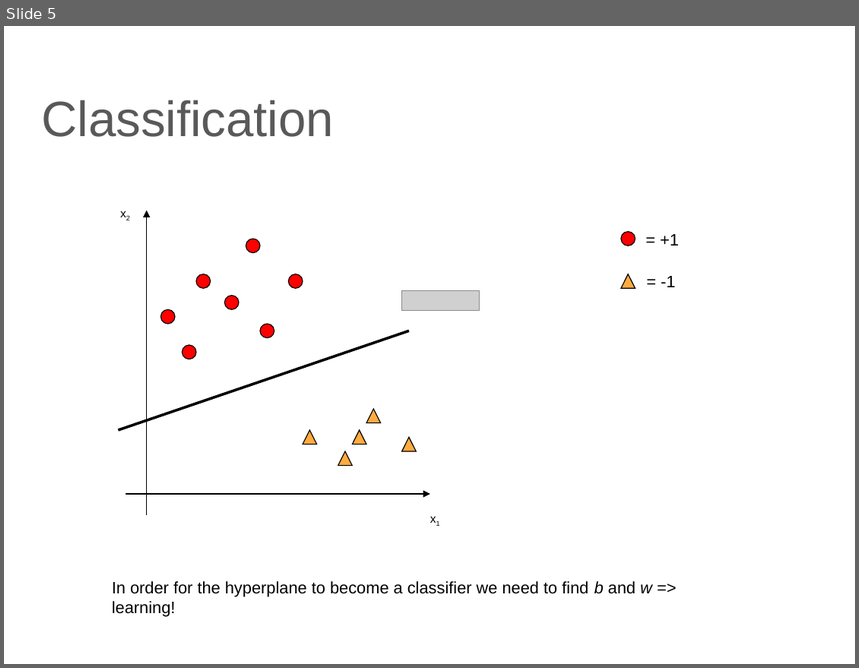
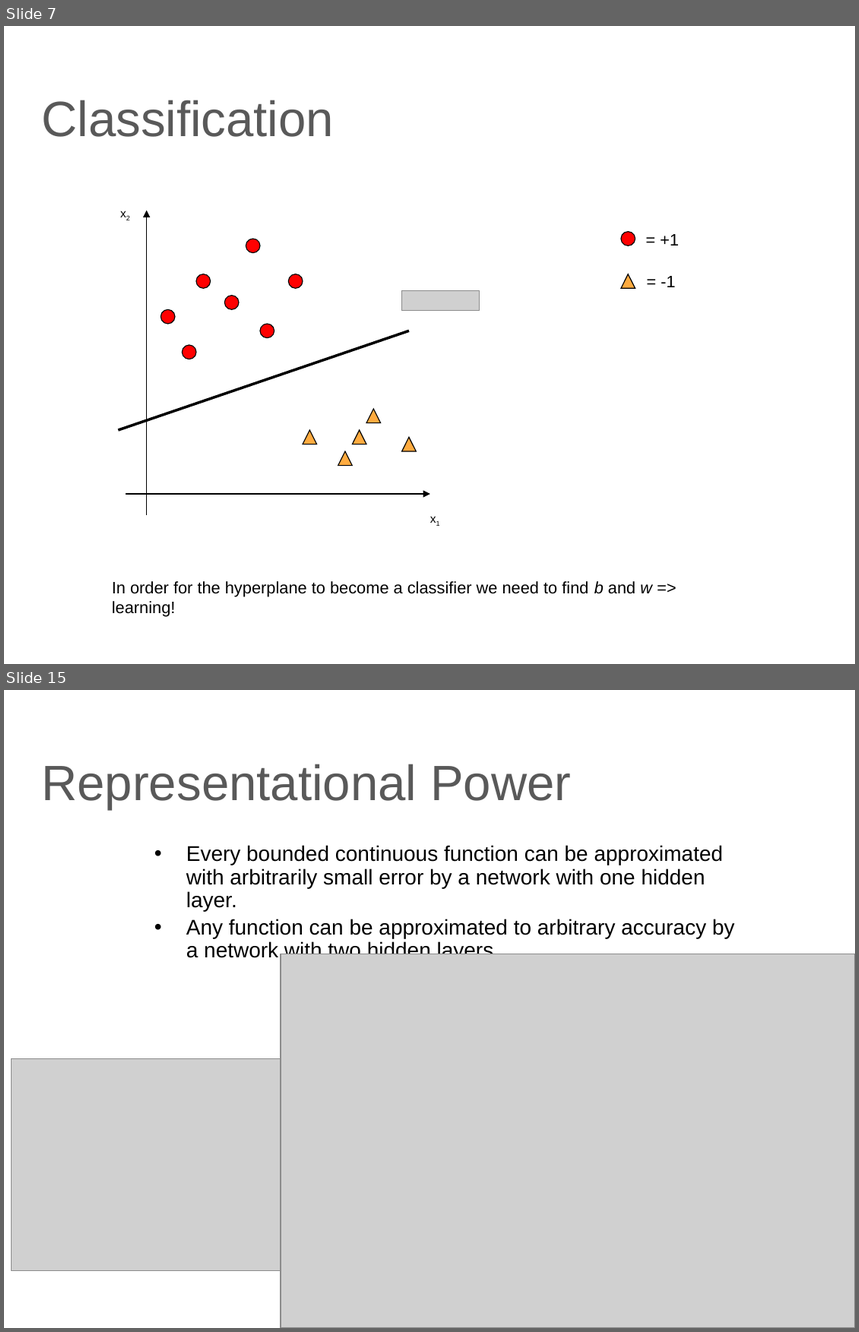
Before and after one commit to lutzhamel/CSC310, a slide deck: 14-ANN.pptx. Shown one above the other, each under a label of ours: slide 5 before the commit, slides 7 and 15 after it; the slides between them are not shown. The pictures are 859x668 and 859x1332 pixels, drawn with LibreOffice and Linux fonts; fonts in the diff are those of the drawing; grey boxes stand for pictures. Boxes give left, top, right and bottom in pixels: in the first picture for what was removed or moved away, otherwise in the second. Text is boxed around its words. In the diff, an @@ line names an element or a change of style, - is before the commit and + after.

```diff
--- a/14-ANN.pptx
+++ b/14-ANN.pptx
@@ slide 15 added at <box>4,690,855,1328</box>, background #FFFFFF @@
@@ title added at <box>41,764,571,809</box>, 42 pt, text #595959 @@
+Representational Power
@@ text added at <box>186,845,735,958</box>, 18 pt, text #000000 @@
+• Every bounded continuous function can be approximated with arbitrarily small error by a network with one hidden layer.
+• Any function can be approximated to arbitrary accuracy by a network with two hidden layers.
@@ picture added at <box>281,954,855,1328</box> @@
@@ picture added at <box>11,1059,294,1271</box> @@
@@ what was slide 5 is now slide 7 @@
```
Also in this commit, not shown: 16 other slides added, 3 slides removed, 5 other files.
